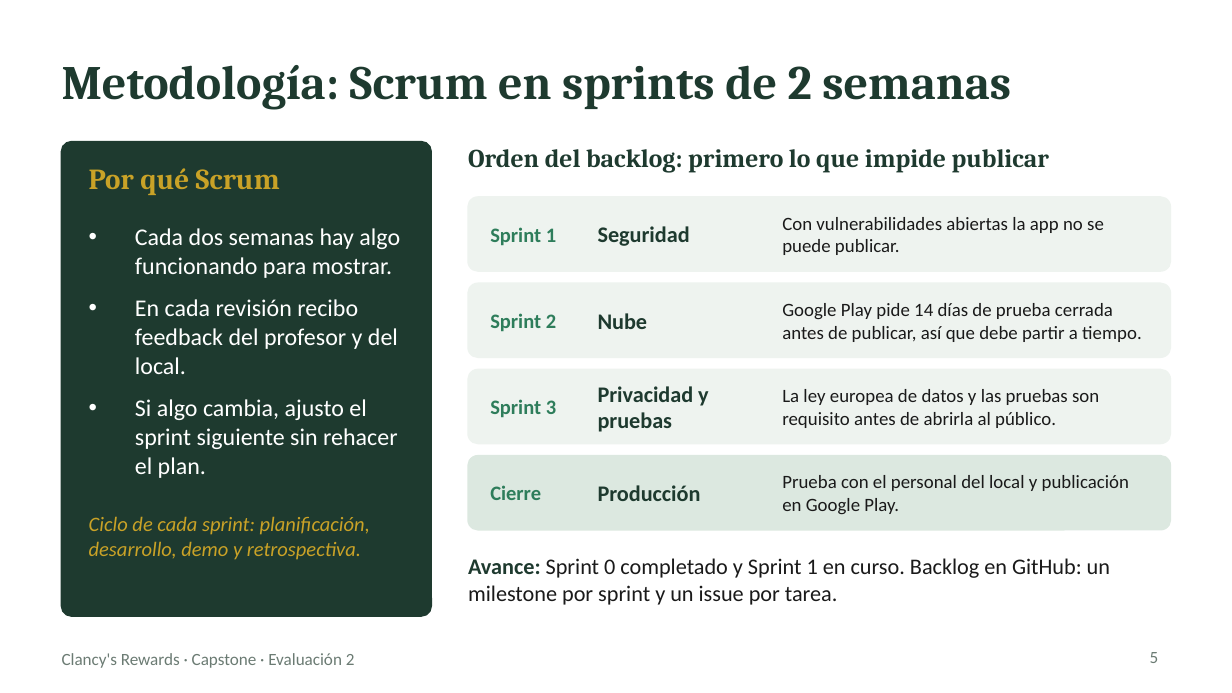
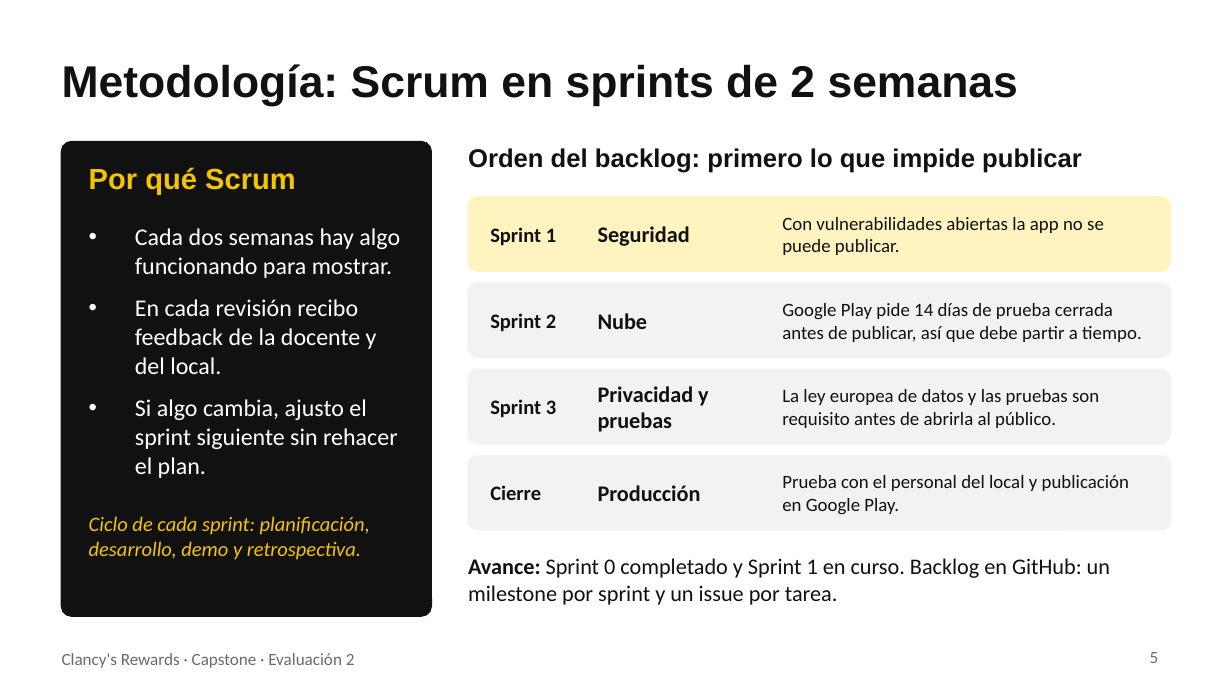
Before and after one commit to 44ndy/clancys-rewards, a slide deck: slide 5 of Fase 2/Evidencias Proyecto/Presentación Proyecto.pptx. Drawn at 1232x693 pixels with LibreOffice and Linux fonts; fonts in the diff are those of the drawing. Boxes give left, top, right and bottom in pixels: in the first picture for what was removed or moved away, otherwise in the second. Text is boxed around its words. In the diff, an @@ line names an element or a change of style, - is before the commit and + after.

```diff
--- a/Fase 2/Evidencias Proyecto/Presentación Proyecto.pptx
+++ b/Fase 2/Evidencias Proyecto/Presentación Proyecto.pptx
@@ title "Metodología: Scrum en sprints de ..." at (x1=62, y1=64, x2=1018, y2=107): size 28 to 26 pt, font Cambria to Arial, text colour #1E3A2F to #111111 @@
@@ rounded rectangle at (x1=62, y1=142, x2=431, y2=616): fill #1E3A2F to #111111; outline #1E3A2F 1 pt to #111111 1 pt @@
@@ text "Orden del backlog: primero lo ..." at (x1=468, y1=148, x2=1082, y2=173): font Cambria to Arial, text colour #1E3A2F to #111111 @@
@@ text "Por qué Scrum" at (x1=89, y1=167, x2=296, y2=194): font Cambria to Arial, text colour #C9A227 to #F5C400 @@
@@ rounded rectangle at (x1=468, y1=197, x2=1170, y2=271): fill #EEF3EF to #FFF4BF; outline #EEF3EF 1 pt to #FFF4BF 1 pt @@
@@ text "Con vulnerabilidades abiertas la app ..." at (x1=782, y1=217, x2=1104, y2=255): text colour #1A1A1A to #111111 @@
@@ text at (x1=135, y1=299, x2=377, y2=374): text changed @@
-• En cada revisión recibo feedback del profesor y del local.
+• En cada revisión recibo feedback de la docente y del local.
@@ rounded rectangle at (x1=468, y1=283, x2=1170, y2=357): fill #EEF3EF to #F2F2F2; outline #EEF3EF 1 pt to #F2F2F2 1 pt @@
@@ rounded rectangle at (x1=468, y1=370, x2=1170, y2=444): fill #EEF3EF to #F2F2F2; outline #EEF3EF 1 pt to #F2F2F2 1 pt @@
@@ rounded rectangle at (x1=468, y1=456, x2=1170, y2=530): fill #DCE8E0 to #F2F2F2; outline #DCE8E0 1 pt to #F2F2F2 1 pt @@
@@ text colour #2E7D5B to #111111 in 4 elements at (x1=490, y1=227, x2=556, y2=246), (x1=490, y1=313, x2=556, y2=332), (x1=490, y1=399, x2=556, y2=418), (x1=490, y1=485, x2=541, y2=500) @@
@@ text colour #1E3A2F to #111111 in 4 elements at (x1=598, y1=226, x2=690, y2=246), (x1=598, y1=313, x2=648, y2=329), (x1=598, y1=386, x2=709, y2=432), (x1=598, y1=485, x2=701, y2=501) @@
@@ text "Prueba con el personal del ..." at (x1=782, y1=475, x2=1129, y2=515): text colour #1A1A1A to #111111 @@
@@ text "Ciclo de cada sprint: planificación, ..." at (x1=89, y1=516, x2=370, y2=560): text colour #C9A227 to #F5C400 @@
@@ text "Avance: Sprint 0 completado y ..." at (x1=468, y1=558, x2=1110, y2=605): text colour #1E3A2F to #111111 in "Avance:"; text colour #1A1A1A to #111111 @@
@@ text "Clancy's Rewards · Capstone · ..." at (x1=62, y1=653, x2=355, y2=668): text colour #6B7B73 to #6B6B6B @@
@@ page number at (x1=1150, y1=652, x2=1159, y2=663): text colour #6B7B73 to #6B6B6B @@
```
Also in this commit, not shown: 7 other slides changed, 3 slides added, 1 slide removed, 1 other file.
